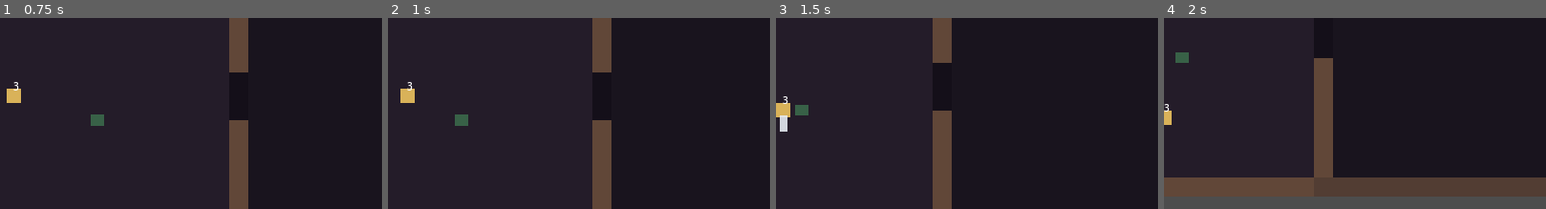
Above: before the commit, frames 1-4 (left to right).
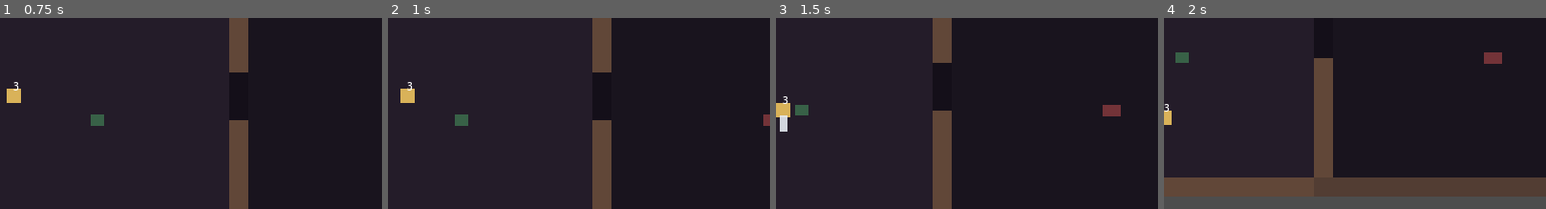
Above: after the commit, the same moments.

Repository: IAmdeGroot/software-factory
Game: Godot game, scene res://scenes/main.tscn
Same seed, same stepped clock (60 frames per second), same inputs: the game is played once before the commit and once after it.
Inputs:
- Up to frame 1 (0.75 s): tap Enter at 0.5 s; hold Right (ui_right) from 0.53 s (still down); hold J from 0.53 s (still down)
- Up to frame 2 (1 s): keep holding Right (ui_right); keep holding J
- Up to frame 3 (1.5 s): release Right (ui_right) at 1.28 s; release J at 1.28 s; hold Down (ui_down) from 1.28 s (still down); tap J at 1.35 s
- Up to frame 4 (2 s): keep holding Down (ui_down)
The pictures show only the part of the screen within x 50-100%, y 36-86%; the shares and areas given below are measured in that part.

Frame 1 is identical in both runs. In frame 2, 0.1% of the frame differs, in the area x 98-100%, y 50-57%; in frame 3, 0.3%, in the area x 85-91%, y 45-52%; in frame 4, 0.3%.

Commit message:
DUNGEON-008: add a two-hit crawler in the east room.
Room 2 gets a distinct idle foe that takes two nail hits. The room-1 insect stays one-hit. Contact damage unchanged.

Co-authored-by: IAmdeGroot <IAmdeGroot@users.noreply.github.com>

Diff:
--- /dev/null
+++ b/examples/dark-dungeon/scenes/crawler.tscn
@@ -0,0 +1,21 @@
+[gd_scene load_steps=3 format=3 uid="uid://darkdungeoncrawler008"]
+
+[ext_resource type="Script" path="res://scripts/crawler.gd" id="1_crawler"]
+
+[sub_resource type="RectangleShape2D" id="CrawlerHit"]
+size = Vector2(30, 20)
+
+[node name="Crawler" type="Area2D"]
+monitoring = true
+monitorable = true
+script = ExtResource("1_crawler")
+
+[node name="Body" type="ColorRect" parent="."]
+offset_left = -15.0
+offset_top = -10.0
+offset_right = 15.0
+offset_bottom = 10.0
+color = Color(0.45, 0.2, 0.22, 1)
+
+[node name="CollisionShape2D" type="CollisionShape2D" parent="."]
+shape = SubResource("CrawlerHit")
--- a/examples/dark-dungeon/scenes/main.tscn
+++ b/examples/dark-dungeon/scenes/main.tscn
@@ -1,7 +1,8 @@
-[gd_scene load_steps=9 format=3 uid="uid://darkdungeonmain001"]
+[gd_scene load_steps=10 format=3 uid="uid://darkdungeonmain001"]
 
 [ext_resource type="PackedScene" uid="uid://darkdungeonplayer002" path="res://scenes/player.tscn" id="1_player"]
 [ext_resource type="PackedScene" uid="uid://darkdungeonenemy005" path="res://scenes/enemy.tscn" id="2_enemy"]
+[ext_resource type="PackedScene" uid="uid://darkdungeoncrawler008" path="res://scenes/crawler.tscn" id="3_crawler"]
 
 [sub_resource type="RectangleShape2D" id="WallHorizontal"]
 size = Vector2(864, 32)
@@ -156,3 +157,6 @@
 
 [node name="Enemy" parent="." instance=ExtResource("2_enemy")]
 position = Vector2(820, 400)
+
+[node name="Crawler" parent="Room2" instance=ExtResource("3_crawler")]
+position = Vector2(1340, 400)
--- /dev/null
+++ b/examples/dark-dungeon/scripts/crawler.gd
@@ -0,0 +1,26 @@
+extends Area2D
+
+## Tougher crawler. Two nail hits. Touching the player deals contact damage.
+
+const HITS := 2
+
+var hits := HITS
+
+@onready var body: ColorRect = $Body
+
+
+func _ready() -> void:
+	body_entered.connect(_on_body_entered)
+
+
+func take_nail_hit() -> void:
+	hits -= 1
+	if hits <= 0:
+		queue_free()
+		return
+	body.color = Color(0.28, 0.1, 0.12, 1)
+
+
+func _on_body_entered(other: Node2D) -> void:
+	if other.has_method("take_contact_hit"):
+		other.take_contact_hit()
Not shown, changed: docs/brain/decisions.md
Not shown, changed: docs/work-graph/backlog.md
Not shown, added: docs/work-graph/beads/DUNGEON-008.md
Not shown, changed: docs/work-graph/wishes/WISH-001.md
Not shown, changed: examples/dark-dungeon/README.md
Not shown, changed: examples/dark-dungeon/docs/feel.md
Not shown, added: examples/dark-dungeon/tests/test_crawler.py
